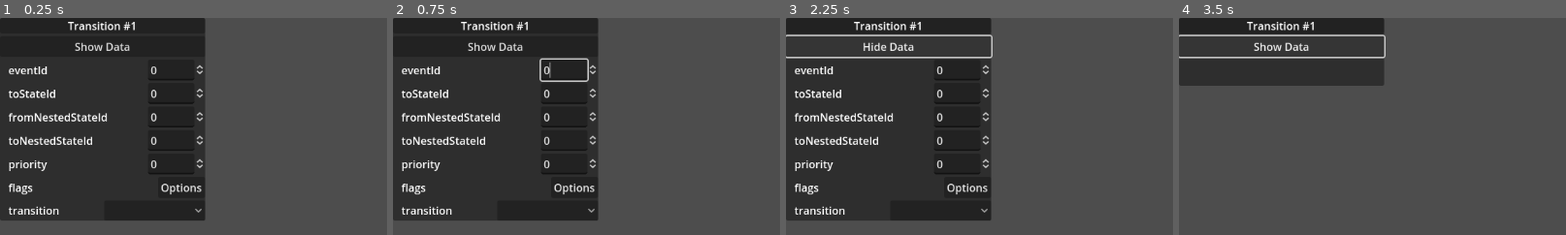
Above: before the commit, frames 1-4 (left to right).
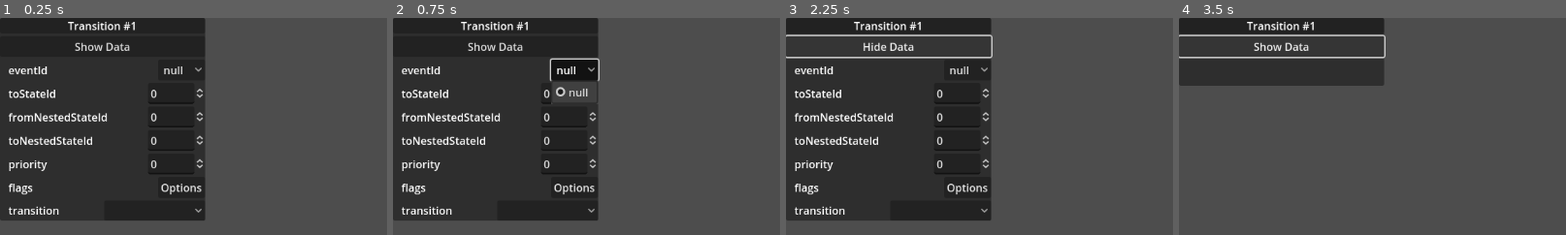
Above: after the commit, the same moments.

Repository: NeoExperiences/BehaviorNodeGraphTool
Game: Godot game, scene res://Nodes/Children/TransitionScene.tscn
Same seed, same stepped clock (60 frames per second), same inputs: the game is played once before the commit and once after it. This scene is started directly instead of the project's main scene.
Inputs (mouse positions are % of the whole screen's width and height, from its top left):
- Up to frame 1 (0.25 s): no input
- Up to frame 2 (0.75 s): click (23, 12) at 0.5 s, where only the run after the commit has a clickable "null"
- Up to frame 3 (2.25 s): click "Show Data" at 1.25 s; click "Show Data" at 2 s
- Up to frame 4 (3.5 s): click "Hide Data" at 2.75 s
The pictures show only the part of the screen within x 0-50%, y 0-50%; the shares and areas given below are measured in that part.

The runs differ from the first frame. In frame 1, 0.2% of the frame differs, in the area x 38-53%, y 21-29%; in frame 2, 1.5%, in the area x 37-54%, y 18-40%; in frame 3, 0.2%; in frame 4, nothing differs.
Error before the commit: Attempt to call function 'reset_size' in base 'null instance' on a null instance. (res://Nodes/Children/Scripts/TransitionScene.gd:73)
Error after the commit: Attempt to call function 'reset_size' in base 'null instance' on a null instance. (res://Nodes/Children/Scripts/TransitionScene.gd:86)

Commit message:
Implemented Event importing and added event options to Transition Arrays.

Diff:
--- a/Menu/Scripts/transition_menu_row.gd
+++ b/Menu/Scripts/transition_menu_row.gd
@@ -2,7 +2,7 @@
 
 var transitionID = 0
 var transitionName = ""
-var transitionVariableBindingSet = 0
+var transitionVariableBindingSet = ""
 var transitionSelfTransitionMode = 0
 var transitionEventMode = 0
 var transitionDuration = "0.0"
--- a/Menu/transition_menu_row.tscn
+++ b/Menu/transition_menu_row.tscn
@@ -42,6 +42,7 @@
 [node name="VariableBindingSetLine" type="LineEdit" parent="ValuesRowContainer/VariableBindingSetContainer"]
 layout_mode = 2
 placeholder_text = "null"
+virtual_keyboard_type = 2
 
 [node name="SelfTransitionContainer" type="PanelContainer" parent="ValuesRowContainer"]
 layout_mode = 2
--- a/Nodes/Children/Scripts/TransitionScene.gd
+++ b/Nodes/Children/Scripts/TransitionScene.gd
@@ -16,7 +16,12 @@
 
 
 func _ready():
-	$transitionContainer/dataContainer/eventId/eventIdSpinBox.value = eventId
+	#$transitionContainer/dataContainer/eventId/eventIdSpinBox.value = eventId
+	$transitionContainer/dataContainer/eventId/eventIdOptionButton._updateEvents()
+	if eventId == -1:
+		$transitionContainer/dataContainer/eventId/eventIdOptionButton.selected = 0
+	else:
+		$transitionContainer/dataContainer/eventId/eventIdOptionButton.selected = eventId + 1
 	$transitionContainer/dataContainer/toStateId/toStateIdSpinBox.value = toStateId
 	$transitionContainer/dataContainer/fromNestedStateID/fromNestedStateIDSpinBox.value = fromNestedStateId
 	$transitionContainer/dataContainer/toNestedStateId/toNestedStateIdSpinBox.value = toNestedStateId
@@ -28,8 +33,15 @@
 func _update_name():
 	$transitionContainer/PanelContainer/TransitionNameLabel.text = "Transition #" + str(transitionIndex)
 
-func _on_event_id_spin_box_value_changed(value):
-	eventId = value
+#func _on_event_id_spin_box_value_changed(value):
+	#eventId = value
+	#_updated_values()
+
+func _on_event_id_option_button_item_selected(index):
+	if index == 0:
+		eventId = -1
+	else:
+		eventId = index - 1
 	_updated_values()
 
 func _on_to_state_id_spin_box_value_changed(value):
@@ -55,6 +67,7 @@
 func _update_transitions():
 	get_parent().get_parent().get_parent().get_parent().get_parent().get_parent().get_parent().get_parent().get_parent().get_parent()._acquire_global_values()
 	$transitionContainer/dataContainer/transition/transitionButton.updateTransitions()
+	$transitionContainer/dataContainer/eventId/eventIdOptionButton._updateEvents()
 
 func _on_transition_button_item_selected(index):
 	transition = index
--- a/Nodes/Children/TransitionScene.tscn
+++ b/Nodes/Children/TransitionScene.tscn
@@ -1,6 +1,7 @@
-[gd_scene load_steps=3 format=3 uid="uid://cu5nfho13j5pc"]
+[gd_scene load_steps=4 format=3 uid="uid://cu5nfho13j5pc"]
 
 [ext_resource type="Script" path="res://Nodes/Children/Scripts/TransitionScene.gd" id="1_ah1xr"]
+[ext_resource type="Script" path="res://Nodes/hkbS/Scripts/eventToSendidOptionButton.gd" id="2_s3one"]
 [ext_resource type="Script" path="res://Nodes/Children/Scripts/transitionButton.gd" id="2_wnn72"]
 
 [node name="TransitionScene" type="PanelContainer"]
@@ -29,16 +30,37 @@
 [node name="eventId" type="HBoxContainer" parent="transitionContainer/dataContainer"]
 layout_mode = 2
 
-[node name="Label" type="Label" parent="transitionContainer/dataContainer/eventId"]
+[node name="idLabel" type="Label" parent="transitionContainer/dataContainer/eventId"]
 layout_mode = 2
 text = "   eventId"
 
 [node name="Space" type="Control" parent="transitionContainer/dataContainer/eventId"]
-custom_minimum_size = Vector2(50, 0)
-layout_mode = 2
-size_flags_horizontal = 6
-
-[node name="eventIdSpinBox" type="SpinBox" parent="transitionContainer/dataContainer/eventId"]
+layout_mode = 2
+size_flags_horizontal = 6
+
+[node name="eventIdOptionButton" type="OptionButton" parent="transitionContainer/dataContainer/eventId"]
+custom_minimum_size = Vector2(70, 30)
+layout_mode = 2
+item_count = 1
+selected = 0
+popup/item_0/text = "null"
+popup/item_0/id = 0
+script = ExtResource("2_s3one")
+
+[node name="eventIdOld" type="HBoxContainer" parent="transitionContainer/dataContainer"]
+visible = false
+layout_mode = 2
+
+[node name="Label" type="Label" parent="transitionContainer/dataContainer/eventIdOld"]
+layout_mode = 2
+text = "   eventId"
+
+[node name="Space" type="Control" parent="transitionContainer/dataContainer/eventIdOld"]
+custom_minimum_size = Vector2(50, 0)
+layout_mode = 2
+size_flags_horizontal = 6
+
+[node name="eventIdSpinBox" type="SpinBox" parent="transitionContainer/dataContainer/eventIdOld"]
 custom_minimum_size = Vector2(85, 0)
 layout_direction = 2
 layout_mode = 2
@@ -380,7 +402,8 @@
 script = ExtResource("2_wnn72")
 
 [connection signal="pressed" from="transitionContainer/ShowButton" to="." method="_on_show_button_pressed"]
-[connection signal="value_changed" from="transitionContainer/dataContainer/eventId/eventIdSpinBox" to="." method="_on_event_id_spin_box_value_changed"]
+[connection signal="item_selected" from="transitionContainer/dataContainer/eventId/eventIdOptionButton" to="." method="_on_event_id_option_button_item_selected"]
+[connection signal="value_changed" from="transitionContainer/dataContainer/eventIdOld/eventIdSpinBox" to="." method="_on_event_id_spin_box_value_changed"]
 [connection signal="value_changed" from="transitionContainer/dataContainer/toStateId/toStateIdSpinBox" to="." method="_on_to_state_id_spin_box_value_changed"]
 [connection signal="value_changed" from="transitionContainer/dataContainer/triggerInterval/enterEventId/triggerIntervalEnterEventIdSpinBox" to="." method="_on_from_nested_state_id_spin_box_value_changed"]
 [connection signal="value_changed" from="transitionContainer/dataContainer/triggerInterval/exitEventId/triggerIntervalExitEventIdSpinBox" to="." method="_on_to_nested_state_id_spin_box_value_changed"]
--- a/Scripts/behavior_parser.gd
+++ b/Scripts/behavior_parser.gd
@@ -1057,7 +1057,8 @@
 func _parse_hkbBlendingTransitionEffect(file, transition, nodeExportIndex): # Done
 	file.store_string('        <hkobject class="hkbBlendingTransitionEffect" name="#' + str(nodeExportIndex) + '" signature="0x14e54c5c">\r\n')
 	file.store_string('            <!-- memSizeAndRefCount SERIALIZE_IGNORED -->\r\n')
-	if transition.transitionVariableBindingSet != null && transition.transitionVariableBindingSet != 0:
+
+	if int(transition.transitionVariableBindingSet) != null && int(transition.transitionVariableBindingSet) != 0:
 		file.store_string('            <hkparam name="variableBindingSet">#' + str(transition.transitionVariableBindingSet) + '</hkparam>\r\n')
 	else:
 		file.store_string('            <hkparam name="variableBindingSet">null</hkparam>\r\n')
--- a/Scripts/main.gd
+++ b/Scripts/main.gd
@@ -517,7 +517,18 @@
 
 func _on_import_file_dialog_file_selected(path):
 	_clean_up_graph()
-	xmlImportScript._load_XML(path, $GraphEdit)
+	var unhandledNodes = []
+	var unhandledNodeDialog = ""
+	unhandledNodes = xmlImportScript._load_XML(path, $GraphEdit)
+	$AlphaImportingDialog.dialog_text = "This feature is still incomplete and won't import all graph data and connections yet."
+	for node in unhandledNodes:
+		if node != null:
+			if !unhandledNodeDialog:
+				unhandledNodeDialog = "\r\n\r\nThe following nodes weren't loaded: \r\n"
+			unhandledNodeDialog += node + "\r\n"
+	if unhandledNodeDialog:
+		$AlphaImportingDialog.dialog_text += unhandledNodeDialog
+		$AlphaImportingDialog.dialog_text += "Send the developer a message about it."
 	$GraphEdit.arrange_nodes()
 	$AlphaImportingDialog.show()
 
--- a/Scripts/xml_import.gd
+++ b/Scripts/xml_import.gd
@@ -4,22 +4,22 @@
 	var parsedFile = XML.parse_file(path)
 	var rootNode = parsedFile.root
 	var connections = []
+	var unhandledNodes = []
 	print("Root Node: ", rootNode.attributes)
-	#import_transitions(rootNode.children[0].children)
-	#import_payload(rootNode.children[0].children)
-	#import_values(rootNode.children[0].children[-3], rootNode.children[0].children[-2], rootNode.children[0].children[-1])
-	#graphEdit.get_parent()._instantiate_global_values()
+	import_transitions(rootNode.children[0].children)
+	import_payload(rootNode.children[0].children)
+	import_values(rootNode.children[0].children[-3], rootNode.children[0].children[-2], rootNode.children[0].children[-1])
+	graphEdit.get_parent()._instantiate_global_values()
+	print(globalVariable.globalEventList)
 	for object in rootNode.children[0].children:
 		if object.attributes.class != "hkbBehaviorGraphData" and object.attributes.class != "hkbVariableValueSet" and object.attributes.class != "hkbBehaviorGraphStringData":
-			print(object.attributes.name, " - ", object.attributes.class)
-			_object_processing(object, graphEdit, connections)
-			print("[")
+			#print(object.attributes.name, " - ", object.attributes.class)
+			unhandledNodes.append(_object_processing(object, graphEdit, connections))
+			#print("[")
 			var child_count = 0
 			for parameter in object.children:
-
-				print("	", " #", child_count," - " , parameter.attributes.name, " = ", parameter.content)
+				#print("	", " #", child_count," - " , parameter.attributes.name, " = ", parameter.content)
 				child_count += 1
-
 				if parameter.attributes.name == "transitions":
 					var transition_count = 1
 					for transition in parameter.children:
@@ -47,7 +47,7 @@
 													#print("		", subparameter2.attributes.name, " = ", subparameter2.content)
 											#else:
 												#print("		",subparameter.content)
-			print("]")
+			#print("]")
 	print("Connections: ", connections)
 	for connection in connections:
 		for from_node in graphEdit.get_children():
@@ -55,6 +55,7 @@
 				for to_node in graphEdit.get_children():
 					if to_node.get("nodeID") == connection[2]:
 						graphEdit.connect_node(str(from_node.name), connection[0], str(to_node.name), 0)
+	return unhandledNodes
 
 func _object_processing(object, graphEdit, connections):
 			match object.attributes.class:
@@ -378,6 +379,8 @@
 					loadedNode.userData = int(object.children[1].content)
 					loadedNode.nodeName = object.children[2].content
 					loadedNode.animationName				 = object.children[4].content
+					if object.children[5].content != "null": # triggers
+						connections.append([1, int(object.attributes.name.replace("#","")), int(object.children[5].content.replace("#",""))])
 					loadedNode.cropStartAmountLocalTime		 = object.children[7].content
 					loadedNode.cropEndAmountLocalTime		 = object.children[8].content
 					loadedNode.startTime					 = object.children[9].content
@@ -456,7 +459,7 @@
 					#loadedNode.eventId 				= node.eventId
 					#loadedNode.payload					= node.payload
 					graphEdit.add_child(loadedNode)
-				31:
+				"BSLookAtModifier":
 					print("BSLookAtModifier loaded.")
 				"BSGetTimeStepModifier":
 					print("BSGetTimeStepModifier loaded.")
@@ -598,6 +601,8 @@
 					#loadedNode.blendOutDuration			= node.blendOutDuration
 					#loadedNode.syncToGeneratorStartTime	= node.syncToGeneratorStartTime
 					graphEdit.add_child(loadedNode)
+				"hkbStringEventPayload":
+					print("hkbStringEventPayload loaded.")
 				"hkbReferencePoseGenerator":
 					print("hkbReferencePoseGenerator loaded.")
 					var loadedNode = globalVariable.hkbReferencePoseGenerator.instantiate()
@@ -605,6 +610,8 @@
 					loadedNode.userData = int(object.children[1].content)
 					loadedNode.nodeName = object.children[2].content
 					graphEdit.add_child(loadedNode)
+				_:
+					return object.attributes.name + " - " + object.attributes.class
 
 func base_node_values(loadedNode, object):
 	loadedNode.title += ' - ' + str(object.attributes.name)
@@ -673,13 +680,28 @@
 			globalVariable.globalPayloadList.append(payloadData)
 
 func import_values(hkbBehaviorGraphData, hkbVariableValueSet, hkbBehaviorGraphStringData):
+	globalVariable.globalEventList = []
+	for eventNum in range(int(hkbBehaviorGraphData.children[3].attributes.numelements)):
+		var eventData = {
+				"eventID": eventNum,
+				"eventName": hkbBehaviorGraphStringData.children[0].children[eventNum].content,
+				"eventFlags": 0,
+			}
+		if hkbBehaviorGraphData.children[3].children[eventNum].children[0].content == "FLAG_SYNC_POINT":
+			eventData.eventFlags = 1
+		globalVariable.globalEventList.append(eventData)
+		#print(hkbBehaviorGraphStringData.children[0].children[eventNum].content + " - " + hkbBehaviorGraphData.children[3].children[eventNum].children[0].content)
+
 
 	print(hkbBehaviorGraphData.attributes.name, " - ", hkbBehaviorGraphData.attributes.class)
+	#print(hkbBehaviorGraphData.children[3].attributes.name, " = ", hkbBehaviorGraphData.children[3].attributes.numelements)
+	#for eventInfo in hkbBehaviorGraphData.children[3].children:
+		#print(eventInfo.children[0].content)
 	print(hkbVariableValueSet.attributes.name, " - ", hkbVariableValueSet.attributes.class)
 	print(hkbBehaviorGraphStringData.attributes.name, " - ", hkbBehaviorGraphStringData.attributes.class)
-	print(hkbBehaviorGraphStringData.children[0].attributes.name, " = ", hkbBehaviorGraphStringData.children[0].attributes.numelements)
-	for event in hkbBehaviorGraphStringData.children[0].children:
-		print(event.content)
+	#print(hkbBehaviorGraphStringData.children[0].attributes.name, " = ", hkbBehaviorGraphStringData.children[0].attributes.numelements)
+	#for event in hkbBehaviorGraphStringData.children[0].children:
+		#print(event.content)
 
 func string_to_bool(string):
 	if string == "true":
--- a/main.tscn
+++ b/main.tscn
@@ -37,7 +37,8 @@
 size = Vector2i(500, 106)
 unresizable = true
 ok_button_text = "Accept"
-dialog_text = "This feature is still incomplete and won't import all graph data and connections yet."
+dialog_text = "This feature is still incomplete and won't import all graph data and connections yet.
+"
 dialog_autowrap = true
 
 [node name="NewFileConfirmationDialog" type="ConfirmationDialog" parent="."]
Not shown, changed: Export/Thing.xml
Not shown, changed: export_presets.cfg
